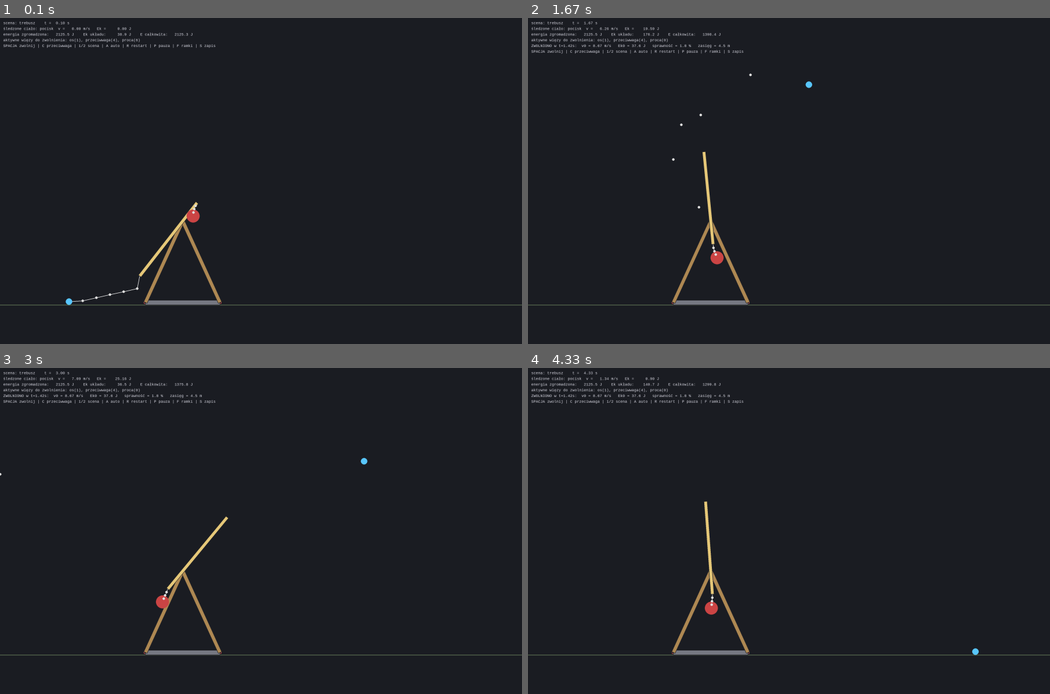
Above: before the commit, frames 1-4 (two rows, left to right).
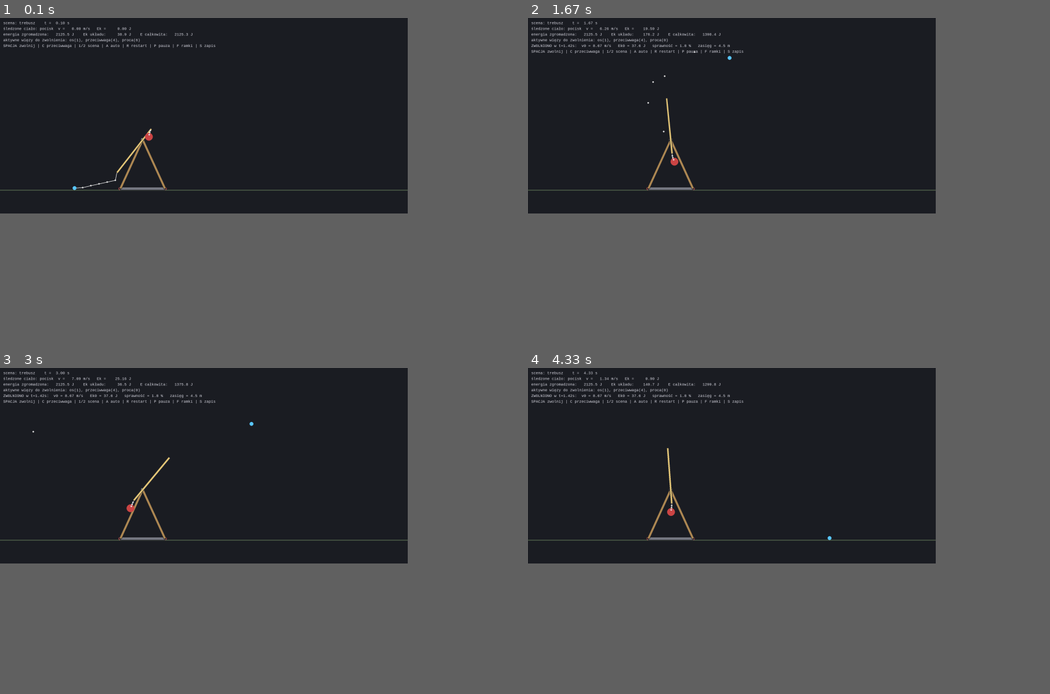
Above: after the commit, the same moments.

Repository: wedrownix/Symulator_fizyczny
Game: pygame game, started from Claude popisy/main.py
Same seed, same stepped clock (60 frames per second), same inputs: the game is played once before the commit and once after it.
Inputs:
- Up to frame 1 (0.1 s): no input
- Up to frame 2 (1.67 s): hold A 0.33-0.87 s; hold S 0.9-1.37 s; hold A from 1.4 s (still down)
- Up to frame 3 (3 s): release A at 1.87 s; hold S 1.9-2.37 s; hold A 2.4-2.87 s; hold A from 2.9 s (still down)
- Up to frame 4 (4.33 s): release A at 3.43 s; hold S 3.47-3.93 s; hold A from 3.97 s (still down)
In our replay, the window is 900x562 before the commit and 703x337 after it. These sizes can differ from the game's own. Grey fills any space a smaller window leaves; there, only what the larger window draws over its background counts as a difference.

The runs differ from the first frame. In frame 1, 1.8% of the frame differs, in the area x 0-100%, y 33-89%; in frame 2, 1.8%; in frame 3, 1.8%; in frame 4, 1.8%.

Commit message:
Poprawki na ekran

Diff:
--- a/Claude popisy/main.py
+++ b/Claude popisy/main.py
@@ -28,7 +28,7 @@
 from scenes import trebuchet, machines
 
 # --- rozmiar okna: 3200x2000 pod duży monitor; zmniejsz, jeśli trzeba -------
-SCREEN_W, SCREEN_H = 3200, 2000
+SCREEN_W, SCREEN_H = 2500, 1200
 
 pygame.init()
 win = pygame.display.set_mode((SCREEN_W, SCREEN_H))
--- a/Końcowy projekt tylko trebusz/Trebusz_finally.py
+++ b/Końcowy projekt tylko trebusz/Trebusz_finally.py
@@ -39,7 +39,7 @@
 # %% 1. OKNO I KAMERA
 # =============================================================================
 
-screen_width, screen_height = 3200, 2000
+screen_width, screen_height = 1200, 1000
 win = pygame.display.set_mode((screen_width, screen_height))
 pygame.display.set_caption("Trebusz - złącza XPBD 2D")
 clock = pygame.time.Clock()
